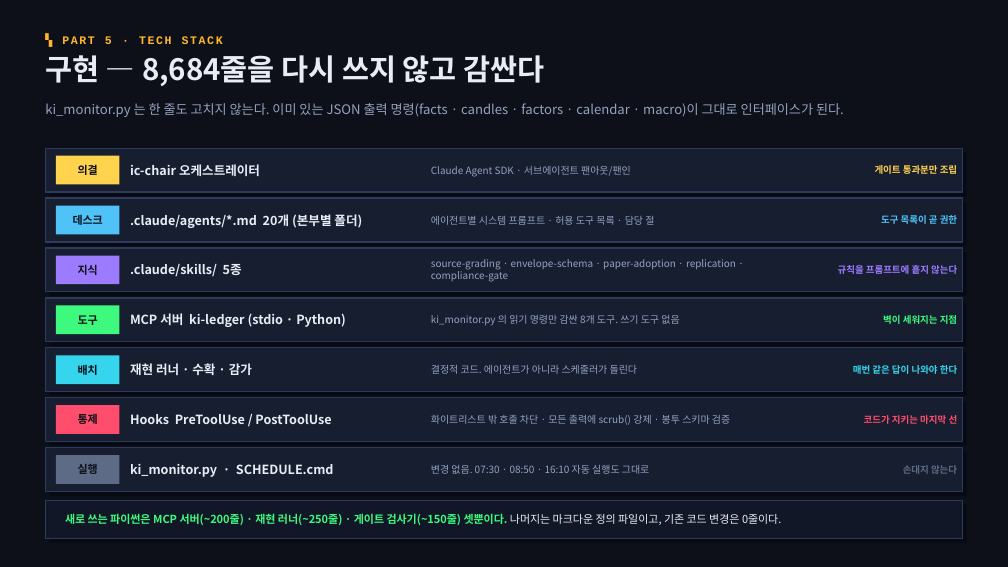
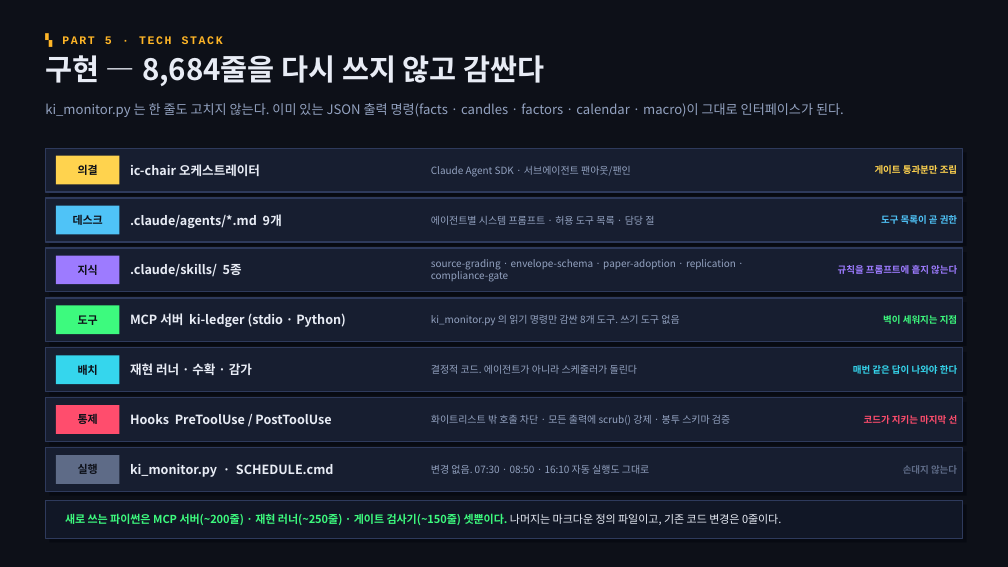
Before and after one commit to InnbumBaek/Stock_Agent, a slide deck: slide 30 of docs/agentization/Stock_Agent_에이전트화_계획안.pptx (slide 31 before the commit). Drawn at 1008x567 pixels with LibreOffice and Linux fonts; fonts in the diff are those of the drawing. Boxes give left, top, right and bottom in pixels: in the first picture for what was removed or moved away, otherwise in the second. Text is boxed around its words. In the diff, an @@ line names an element or a change of style, - is before the commit and + after.

```diff
--- a/docs/agentization/Stock_Agent_에이전트화_계획안.pptx
+++ b/docs/agentization/Stock_Agent_에이전트화_계획안.pptx
@@ text at [130,214,282,228]: text changed @@
-.claude/agents/*.md 20개 (본부별 폴더)
+.claude/agents/*.md 9개
```
Also in this commit, not shown: 8 other slides changed, 2 slides added, 3 slides removed, 2 other files.
